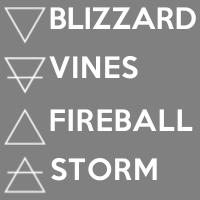
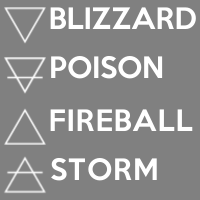
Layers edited between the first and the second 200px x 200px image:
renamed "VINES" to "POISON", painted on it over 49, 56, 163, 79
